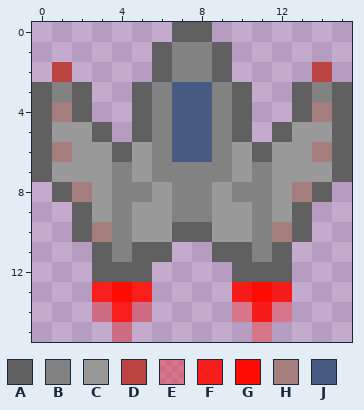
Edited in one commit: pixel-art sprite (src/main/assets/graphics/ships/Swarmer_16x16.png). The picture above was drawn from the file before the commit.
The file is 16x16 pixels.
Palette (. is transparent): A #606060  B #828282  C #999999  D #bd4541  E #ff080052  F #ff0800dd  G #ff0800fa  H #a57d7c  J #475a82
Pixels before, first column x 0:
 0 .......AA.......
 1 ......ABBA......
 2 .D....ABBA....D.
 3 ABA..ABJJBA..ABA
 4 AHA..ABJJBA..AHA
 5 ACCA.ABJJBA.ACCA
 6 AHCCACBJJBCACCHA
 7 ACCCBCBBBBCBCCCA
 8 .AHCBBCBBCBBCHA.
 9 ..ACBCCBBCCBCA..
10 ..AHBCCAACCBHA..
11 ...ABAA..AABA...
12 ...AAA....AAA...
13 ...FGF....FGF...
14 ...EFE....EFE...
15 ....E......E....
After:
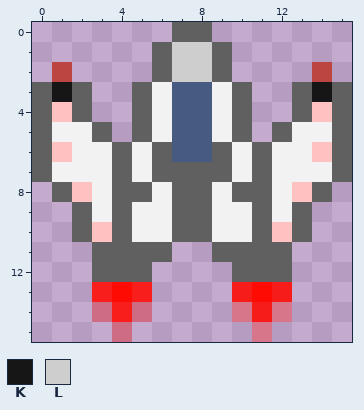
Colours new in this view: K #161616  L #cecece
Change:
Colour C changes from #999999 to #f2f2f2.
Colour H changes from #a57d7c to #ffc2c1.
Colour B becomes colour A in row 6 at x 6 and 9; in row 7 at x 4, 6 to 9 and 11; in row 8 at x 4 to 5, 7 to 8 and 10 to 11; in row 9 at x 4, 7 to 8 and 11; in rows 10 to 11 at x 4 and 11.
Colour B becomes colour C in rows 3 to 5 at x 6 and 9.
Colour B becomes colour K in row 3 at x 1 and 14.
Colour B becomes colour L in rows 1 to 2 at x 7 to 8.
